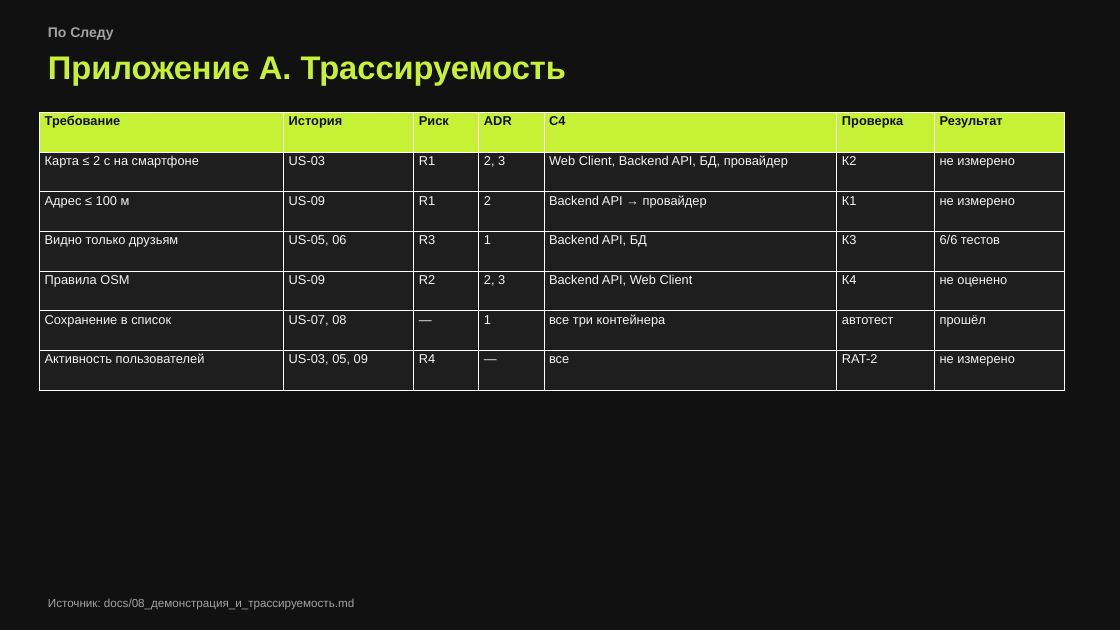
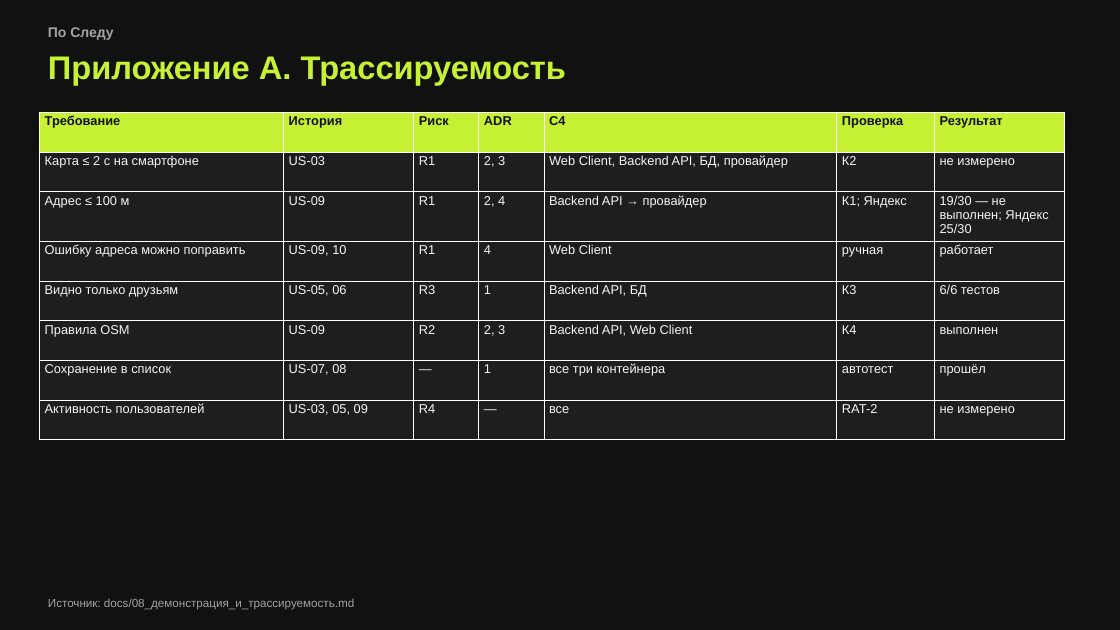
Before and after one commit to KAKBE/social_network, a slide deck: slide 14 of presentation/ПоСледу_RAT-PoC.pptx (slide 13 before the commit). Drawn at 1120x630 pixels with LibreOffice and Linux fonts; fonts in the diff are those of the drawing. Boxes give left, top, right and bottom in pixels: in the first picture for what was removed or moved away, otherwise in the second. Text is boxed around its words. In the diff, an @@ line names an element or a change of style, - is before the commit and + after.

```diff
--- a/presentation/ПоСледу_RAT-PoC.pptx
+++ b/presentation/ПоСледу_RAT-PoC.pptx
@@ table at <box>39,113,1065,430</box> @@
-row 3: Адрес ≤ 100 м | US-09 | R1 | 2 | Backend API → провайдер | К1 | не измерено
+row 3: Адрес ≤ 100 м | US-09 | R1 | 2, 4 | Backend API → провайдер | К1; Яндекс | 19/30 — не выполнен; Яндекс 25/30
+row 4: Ошибку адреса можно поправить | US-09, 10 | R1 | 4 | Web Client | ручная | работает
-row 6, column 7: не оценено
+row 6, column 7: выполнен
```
Also in this commit, not shown: 5 other slides changed, 1 slide added, 6 other files.
